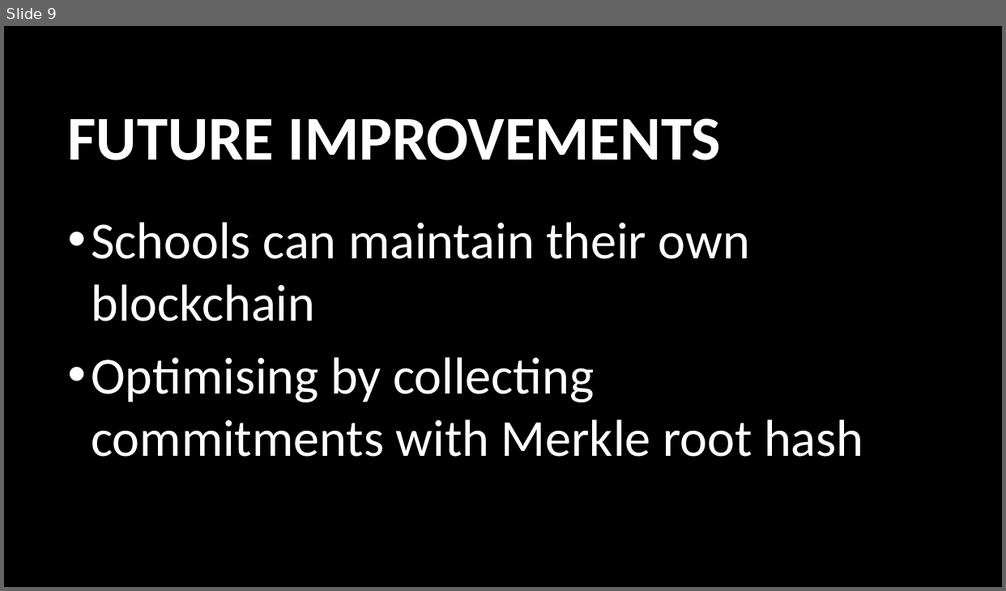
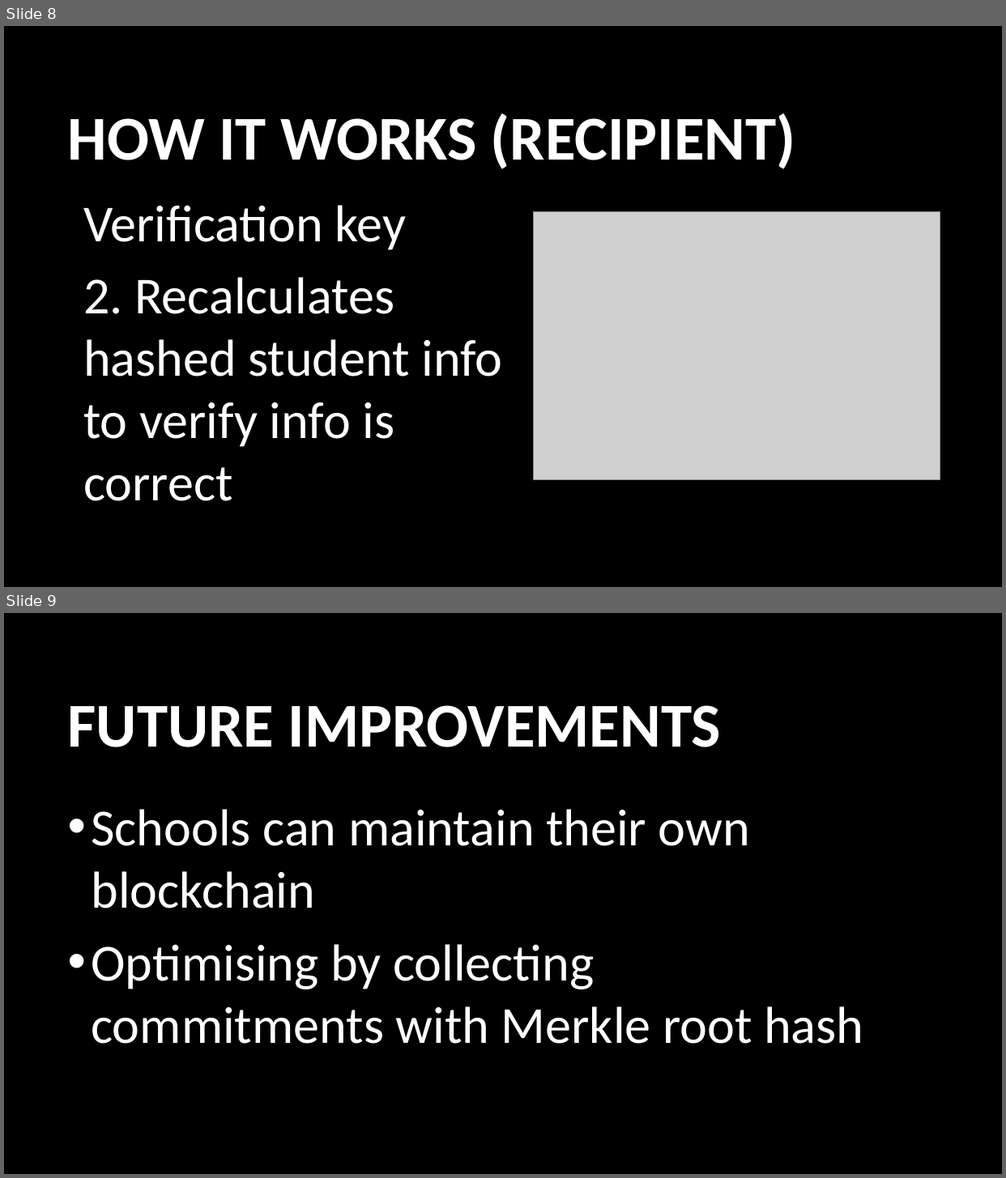
Before and after one commit to usop7/MachoHacks2018, a slide deck: MachoHacks2018.pptx. Shown one above the other, each under a label of ours: slide 9 before the commit, slides 8 and 9 after it. The pictures are 1006x591 and 1006x1178 pixels, drawn with LibreOffice and Linux fonts; fonts in the diff are those of the drawing; grey boxes stand for pictures; background and template pictures are left out. Boxes give left, top, right and bottom in pixels: in the first picture for what was removed or moved away, otherwise in the second. Text is boxed around its words. In the diff, an @@ line names an element or a change of style, - is before the commit and + after.

```diff
--- a/MachoHacks2018.pptx
+++ b/MachoHacks2018.pptx
@@ slide 8 added at (4, 26, 1002, 587), background picture (left out) @@
@@ title added at (68, 113, 796, 169), 60 pt, text #FFFFFF, bold @@
+HOW IT WORKS (RECIPIENT)
@@ text added at (83, 205, 502, 501), 50 pt, text #FFFFFF @@
+Verification key
+2. Recalculates hashed student info to verify info is correct
@@ picture added at (533, 211, 940, 480) @@
```
Also in this commit, not shown: 7 slides changed, 2 slides removed.
